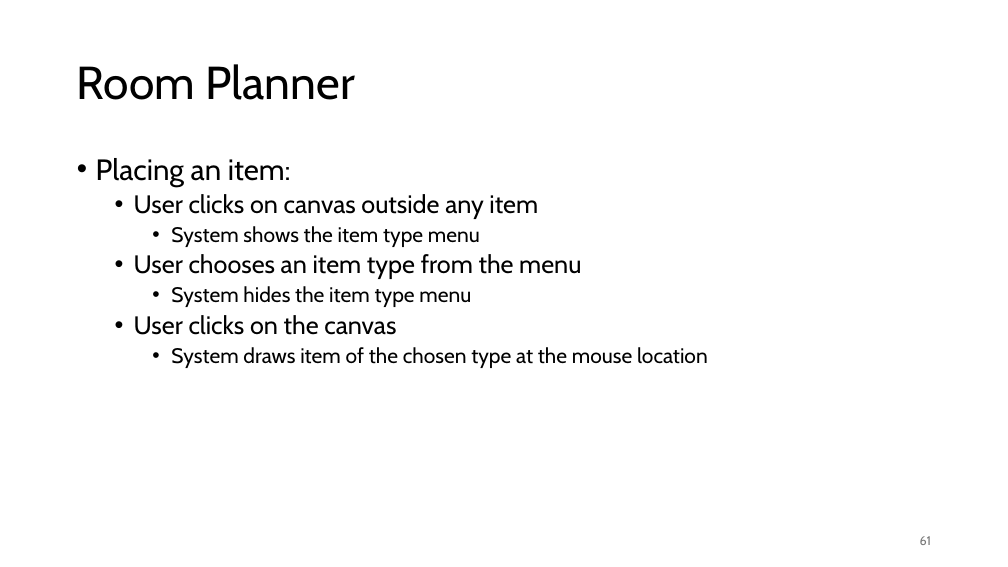
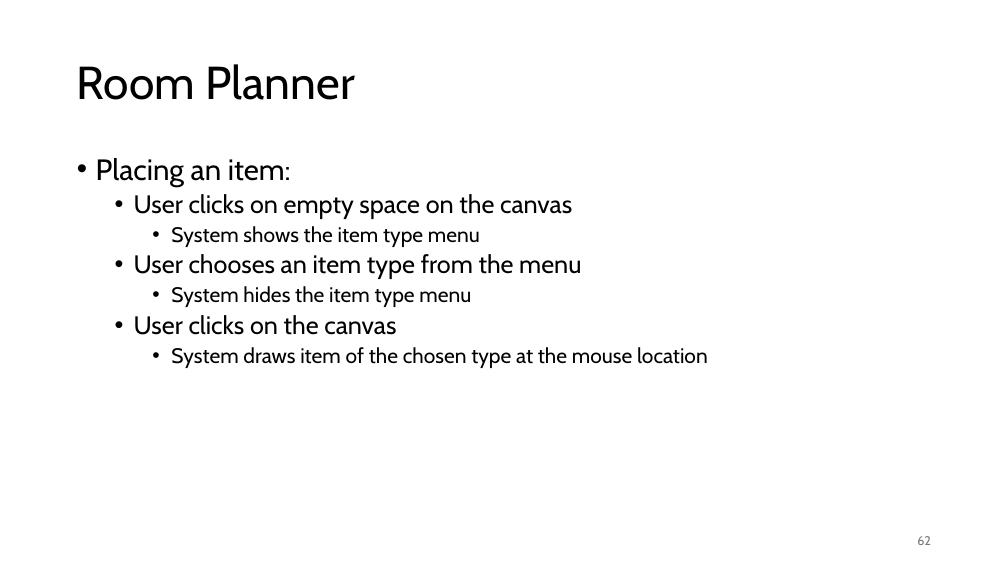
Before and after one commit to ualberta-cmput301/ualberta-cmput301.github.io, a slide deck: slide 62 of content/general/slides/2026 Revisions/03 Requirements.pptx (slide 61 before the commit). Drawn at 1008x567 pixels with LibreOffice and Linux fonts; fonts in the diff are those of the drawing. Boxes give left, top, right and bottom in pixels: in the first picture for what was removed or moved away, otherwise in the second. Text is boxed around its words. In the diff, an @@ line names an element or a change of style, - is before the commit and + after.

```diff
--- a/content/general/slides/2026 Revisions/03 Requirements.pptx
+++ b/content/general/slides/2026 Revisions/03 Requirements.pptx
@@ text at bbox=[134, 194, 572, 219]: text changed @@
-  • User clicks on canvas outside any item
+  • User clicks on empty space on the canvas
@@ page number at bbox=[917, 536, 931, 545]: text changed @@
-61
+62
```
Also in this commit, not shown: 10 other slides changed, 1 slide added, 1 other file.
